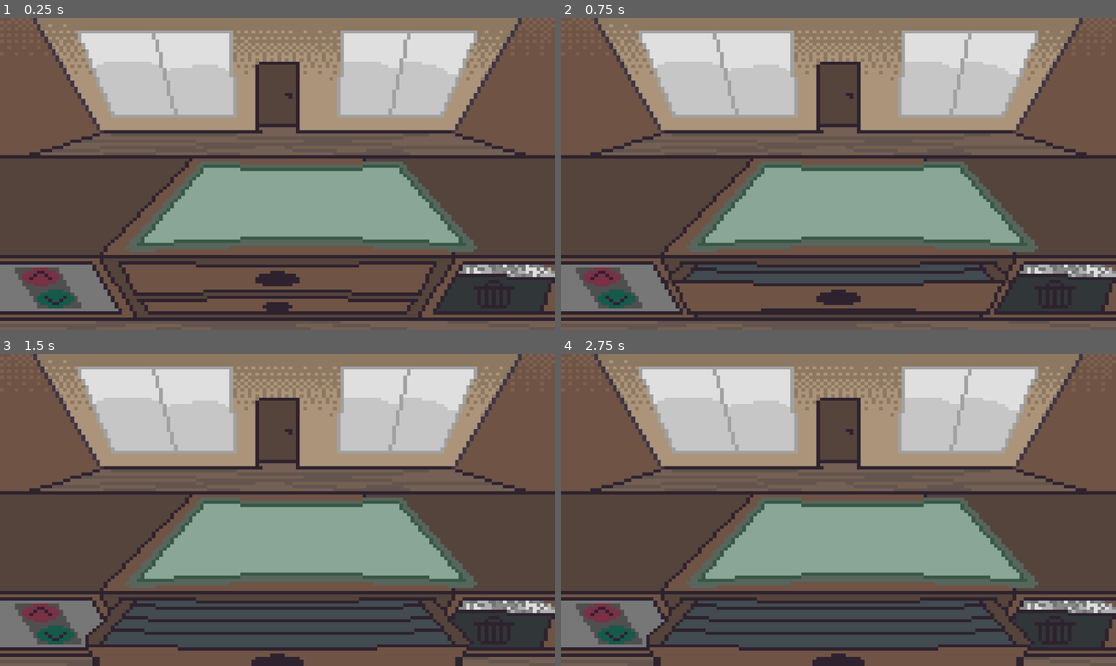
Above: before the commit, frames 1-4 (two rows, left to right).
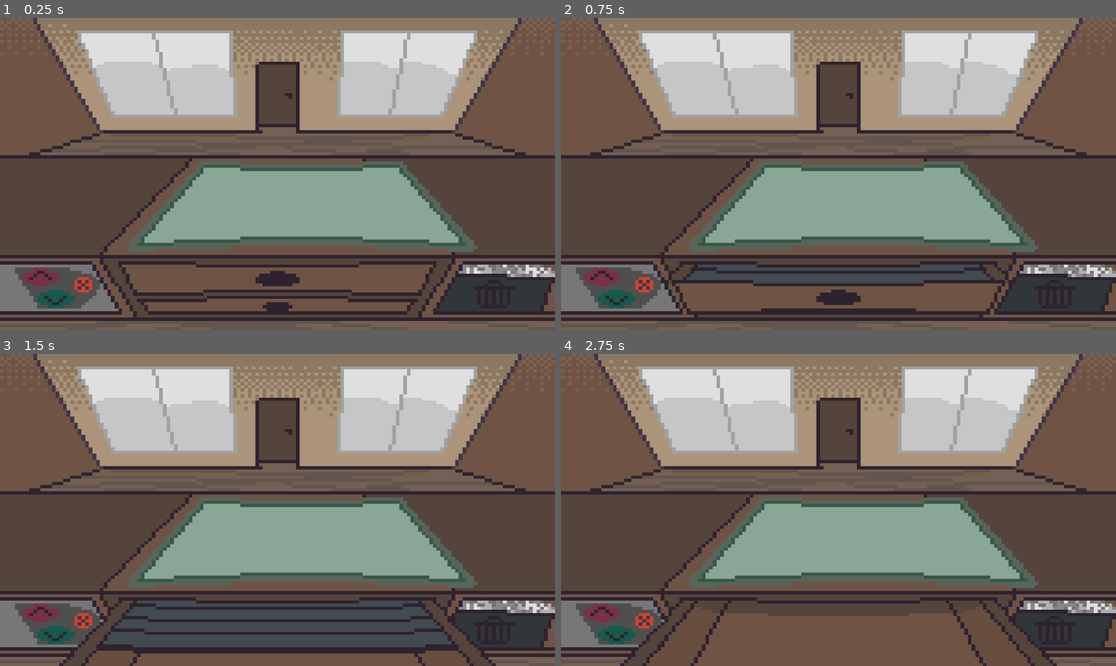
Above: after the commit, the same moments.

Repository: gabl18/GAMEDEVTVJam2025
Game: Godot game, scene res://main.tscn
The game is run twice, just before and just after one commit, with the same random seed, the same clock (stepped at 60 frames per second) and the same inputs.
Inputs (mouse positions are in pixels of both pictures, inside the frame that each line leads up to):
- Up to frame 1 (0.25 s): no input
- Up to frame 2 (0.75 s): click (838, 289) at 0.5 s
- Up to frame 3 (1.5 s): click (38, 612) at 1.27 s
- Up to frame 4 (2.75 s): click (616, 634) at 2.02 s

The runs differ from the first frame. In frame 1, 0.5% of the frame differs, in the area x 10-19%, y 79-92%; in frame 2, 0.5%; in frame 3, 2.3%; in frame 4, 8.6%, in the area x 10-90%, y 79-100%.

Commit message:
Drawer Animations

Diff:
--- a/gamedevtvjam/UI/texture_rect.gd
+++ b/gamedevtvjam/UI/texture_rect.gd
@@ -1,25 +1,69 @@
 extends TextureRect
-
-var drawer_is_open := false
-@onready var button_drawer_open: = $Button_Drawer_Open
-@onready var button_drawer_close: = $Button_Drawer_Close
-@onready var animation_player: AnimationPlayer = $"../AnimationPlayer"
 
 
 
+@onready var button_drawer_open: = $Button_Drawer_Open
+@onready var button_drawer_close: = $Button_Drawer_Close
+@onready var animation_player: AnimationPlayer = $"AnimationPlayer"
 
+var drawer_is_open := false
+var layerindex := 0
+var drawer_button_cooldown = false
+var cover_button_cooldown = false
+
+signal change_drawer_layer(layerindex:int)
 
 func _on_button_drawer_open_pressed() -> void:
-	if not drawer_is_open:
-		animation_player.play("Opening_Closing_Drawer")
-	button_drawer_open.visible = false
-	button_drawer_close.visible = true
-	drawer_is_open = true
+	if not drawer_button_cooldown:
+		if not drawer_is_open:
+			drawer_button_cooldown = true
+			animation_player.play("Opening_Closing_Drawer")
+			await animation_player.animation_finished
+			animation_player.play("Opening_Closing_Cover")
+			drawer_is_open = true
+			drawer_button_cooldown = false
+
+		button_drawer_open.visible = false
+		button_drawer_close.visible = true
+
 
 
 func _on_button_drawer_close_pressed() -> void:
+	if not drawer_button_cooldown:
+		if drawer_is_open:
+			drawer_is_open = false
+			drawer_button_cooldown = true
+			animation_player.play_backwards("Opening_Closing_Cover")
+			await animation_player.animation_finished
+			animation_player.play_backwards("Opening_Closing_Drawer")
+			drawer_button_cooldown = false
+
+		button_drawer_close.visible = false
+		button_drawer_open.visible = true
+
+
+
+func _on_button_cover_up_pressed() -> void:
 	if drawer_is_open:
-		animation_player.play_backwards("Opening_Closing_Drawer")
-	button_drawer_close.visible = false
-	button_drawer_open.visible = true
-	drawer_is_open = false
+		if not cover_button_cooldown:
+			cover_button_cooldown = true
+			layerindex += 1
+			animation_player.play_backwards("Opening_Closing_Cover")
+			await animation_player.animation_finished
+			change_drawer_layer.emit(layerindex)
+			animation_player.play("Opening_Closing_Cover")
+			await animation_player.animation_finished
+			cover_button_cooldown = false
+
+
+func _on_button_cover_down_pressed() -> void:
+	if drawer_is_open:
+		if not cover_button_cooldown:
+			cover_button_cooldown = true
+			layerindex -= 1
+			animation_player.play_backwards("Opening_Closing_Cover")
+			await animation_player.animation_finished
+			change_drawer_layer.emit(layerindex)
+			animation_player.play("Opening_Closing_Cover")
+			await animation_player.animation_finished
+			cover_button_cooldown = false
--- a/gamedevtvjam/main.tscn
+++ b/gamedevtvjam/main.tscn
@@ -1,11 +1,45 @@
-[gd_scene load_steps=7 format=3 uid="uid://bkc51s3m5kq0b"]
+[gd_scene load_steps=10 format=3 uid="uid://bkc51s3m5kq0b"]
 
 [ext_resource type="Texture2D" uid="uid://d1dfmber6ydek" path="res://Assets/Art/main_scene_sheet.png" id="1_ig7tw"]
 [ext_resource type="Script" uid="uid://cq6v4aavnaov8" path="res://UI/texture_rect.gd" id="2_0xm2m"]
+[ext_resource type="Texture2D" uid="uid://dqqi5n6c7p3dw" path="res://Assets/Art/main_scene_cover_sheet.png" id="3_h2yge"]
 
 [sub_resource type="AtlasTexture" id="AtlasTexture_0xm2m"]
 atlas = ExtResource("1_ig7tw")
 region = Rect2(0, 0, 150, 100)
+
+[sub_resource type="AtlasTexture" id="AtlasTexture_1bvp3"]
+atlas = ExtResource("3_h2yge")
+region = Rect2(450, 0, 150, 100)
+
+[sub_resource type="Animation" id="Animation_1bvp3"]
+resource_name = "Opening_Closing_Drawer"
+length = 0.433
+step = 0.0667
+tracks/0/type = "value"
+tracks/0/imported = false
+tracks/0/enabled = true
+tracks/0/path = NodePath(".:texture:region")
+tracks/0/interp = 0
+tracks/0/loop_wrap = true
+tracks/0/keys = {
+"times": PackedFloat32Array(0, 0.0666667, 0.133333, 0.2, 0.266667, 0.333, 0.333333, 0.4),
+"transitions": PackedFloat32Array(1, 1, 1, 1, 1, 1, 1, 1),
+"update": 0,
+"values": [Rect2(0, 0, 150, 100), Rect2(0, 100, 150, 100), Rect2(150, 100, 150, 100), Rect2(300, 100, 150, 100), Rect2(450, 100, 150, 100), Rect2(600, 100, 150, 100), Rect2(600, 100, 150, 100), Rect2(0, 200, 150, 100)]
+}
+tracks/1/type = "value"
+tracks/1/imported = false
+tracks/1/enabled = true
+tracks/1/path = NodePath("TextureRect:texture:region")
+tracks/1/interp = 0
+tracks/1/loop_wrap = true
+tracks/1/keys = {
+"times": PackedFloat32Array(0.333381, 0.4),
+"transitions": PackedFloat32Array(1, 1),
+"update": 0,
+"values": [Rect2(450, 0, 150, 100), Rect2(0, 0, 150, 100)]
+}
 
 [sub_resource type="Animation" id="Animation_h2yge"]
 length = 0.001
@@ -21,11 +55,23 @@
 "update": 0,
 "values": [Rect2(0, 0, 150, 100)]
 }
+tracks/1/type = "value"
+tracks/1/imported = false
+tracks/1/enabled = true
+tracks/1/path = NodePath("TextureRect:texture:region")
+tracks/1/interp = 1
+tracks/1/loop_wrap = true
+tracks/1/keys = {
+"times": PackedFloat32Array(0),
+"transitions": PackedFloat32Array(1),
+"update": 0,
+"values": [Rect2(450, 0, 150, 100)]
+}
 
-[sub_resource type="Animation" id="Animation_1bvp3"]
-resource_name = "Opening_Closing_Drawer"
-length = 0.333
-step = 0.0667
+[sub_resource type="Animation" id="Animation_lquwl"]
+resource_name = "Opening_Closing_Cover"
+length = 0.25
+step = 0.01
 tracks/0/type = "value"
 tracks/0/imported = false
 tracks/0/enabled = true
@@ -33,14 +79,27 @@
 tracks/0/interp = 0
 tracks/0/loop_wrap = true
 tracks/0/keys = {
-"times": PackedFloat32Array(0, 0.0666667, 0.133333, 0.2, 0.266667, 0.333333),
-"transitions": PackedFloat32Array(1, 1, 1, 1, 1, 1),
+"times": PackedFloat32Array(0),
+"transitions": PackedFloat32Array(1),
 "update": 0,
-"values": [Rect2(0, 0, 150, 100), Rect2(0, 100, 150, 100), Rect2(150, 100, 150, 100), Rect2(300, 100, 150, 100), Rect2(450, 100, 150, 100), Rect2(600, 100, 150, 100)]
+"values": [Rect2(0, 200, 150, 100)]
+}
+tracks/1/type = "value"
+tracks/1/imported = false
+tracks/1/enabled = true
+tracks/1/path = NodePath("TextureRect:texture:region")
+tracks/1/interp = 0
+tracks/1/loop_wrap = true
+tracks/1/keys = {
+"times": PackedFloat32Array(0, 0.09, 0.17, 0.25),
+"transitions": PackedFloat32Array(1, 1, 1, 1),
+"update": 0,
+"values": [Rect2(0, 0, 150, 100), Rect2(150, 0, 150, 100), Rect2(300, 0, 150, 100), Rect2(450, 0, 150, 100)]
 }
 
 [sub_resource type="AnimationLibrary" id="AnimationLibrary_lquwl"]
 _data = {
+&"Opening_Closing_Cover": SubResource("Animation_lquwl"),
 &"Opening_Closing_Drawer": SubResource("Animation_1bvp3"),
 &"RESET": SubResource("Animation_h2yge")
 }
@@ -59,6 +118,15 @@
 texture = SubResource("AtlasTexture_0xm2m")
 script = ExtResource("2_0xm2m")
 
+[node name="TextureRect" type="TextureRect" parent="CanvasLayer/TextureRect"]
+layout_mode = 1
+anchors_preset = 15
+anchor_right = 1.0
+anchor_bottom = 1.0
+grow_horizontal = 2
+grow_vertical = 2
+texture = SubResource("AtlasTexture_1bvp3")
+
 [node name="Button_Drawer_Open" type="TextureButton" parent="CanvasLayer/TextureRect"]
 layout_mode = 1
 anchors_preset = -1
@@ -74,17 +142,52 @@
 metadata/_edit_use_anchors_ = true
 
 [node name="Button_Drawer_Close" type="TextureButton" parent="CanvasLayer/TextureRect"]
-layout_mode = 0
-offset_left = 142.0
-offset_top = 530.0
-offset_right = 199.0
-offset_bottom = 582.0
+layout_mode = 1
+anchors_preset = -1
+anchor_left = 0.130812
+anchor_top = 0.824173
+anchor_right = 0.16866
+anchor_bottom = 0.885654
+offset_left = 0.304001
+offset_top = -0.0640259
+offset_right = -0.296005
+offset_bottom = 0.0959473
+mouse_default_cursor_shape = 2
+metadata/_edit_use_anchors_ = true
 
-[node name="AnimationPlayer" type="AnimationPlayer" parent="CanvasLayer"]
-root_node = NodePath("../TextureRect")
+[node name="Button_Cover_Up" type="TextureButton" parent="CanvasLayer/TextureRect"]
+layout_mode = 1
+anchors_preset = -1
+anchor_left = 0.0407222
+anchor_top = 0.799309
+anchor_right = 0.106972
+anchor_bottom = 0.861309
+offset_left = 0.0879822
+offset_top = 0.0479736
+offset_right = -0.23201
+offset_bottom = -0.128052
+mouse_default_cursor_shape = 2
+metadata/_edit_use_anchors_ = true
+
+[node name="Button_Cover_Down" type="TextureButton" parent="CanvasLayer/TextureRect"]
+layout_mode = 1
+anchors_preset = -1
+anchor_left = 0.0659722
+anchor_top = 0.871642
+anchor_right = 0.132222
+anchor_bottom = 0.933642
+offset_top = 0.175964
+offset_right = -0.32
+grow_vertical = 0
+mouse_default_cursor_shape = 2
+metadata/_edit_use_anchors_ = true
+
+[node name="AnimationPlayer" type="AnimationPlayer" parent="CanvasLayer/TextureRect"]
 libraries = {
 &"": SubResource("AnimationLibrary_lquwl")
 }
 
 [connection signal="pressed" from="CanvasLayer/TextureRect/Button_Drawer_Open" to="CanvasLayer/TextureRect" method="_on_button_drawer_open_pressed"]
 [connection signal="pressed" from="CanvasLayer/TextureRect/Button_Drawer_Close" to="CanvasLayer/TextureRect" method="_on_button_drawer_close_pressed"]
+[connection signal="pressed" from="CanvasLayer/TextureRect/Button_Cover_Up" to="CanvasLayer/TextureRect" method="_on_button_cover_up_pressed"]
+[connection signal="pressed" from="CanvasLayer/TextureRect/Button_Cover_Down" to="CanvasLayer/TextureRect" method="_on_button_cover_down_pressed"]
Binary file added: gamedevtvjam/Assets/Art/main_scene_cover_sheet.png
Not shown, added: gamedevtvjam/Assets/Art/main_scene_cover_sheet.png.import
Binary file changed: gamedevtvjam/Assets/Art/main_scene_sheet.png
